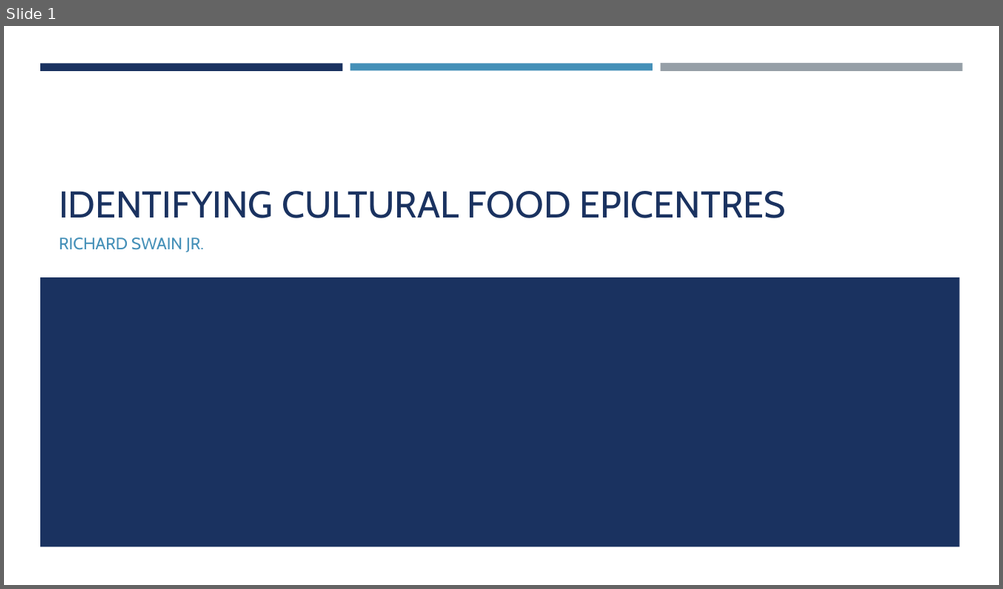
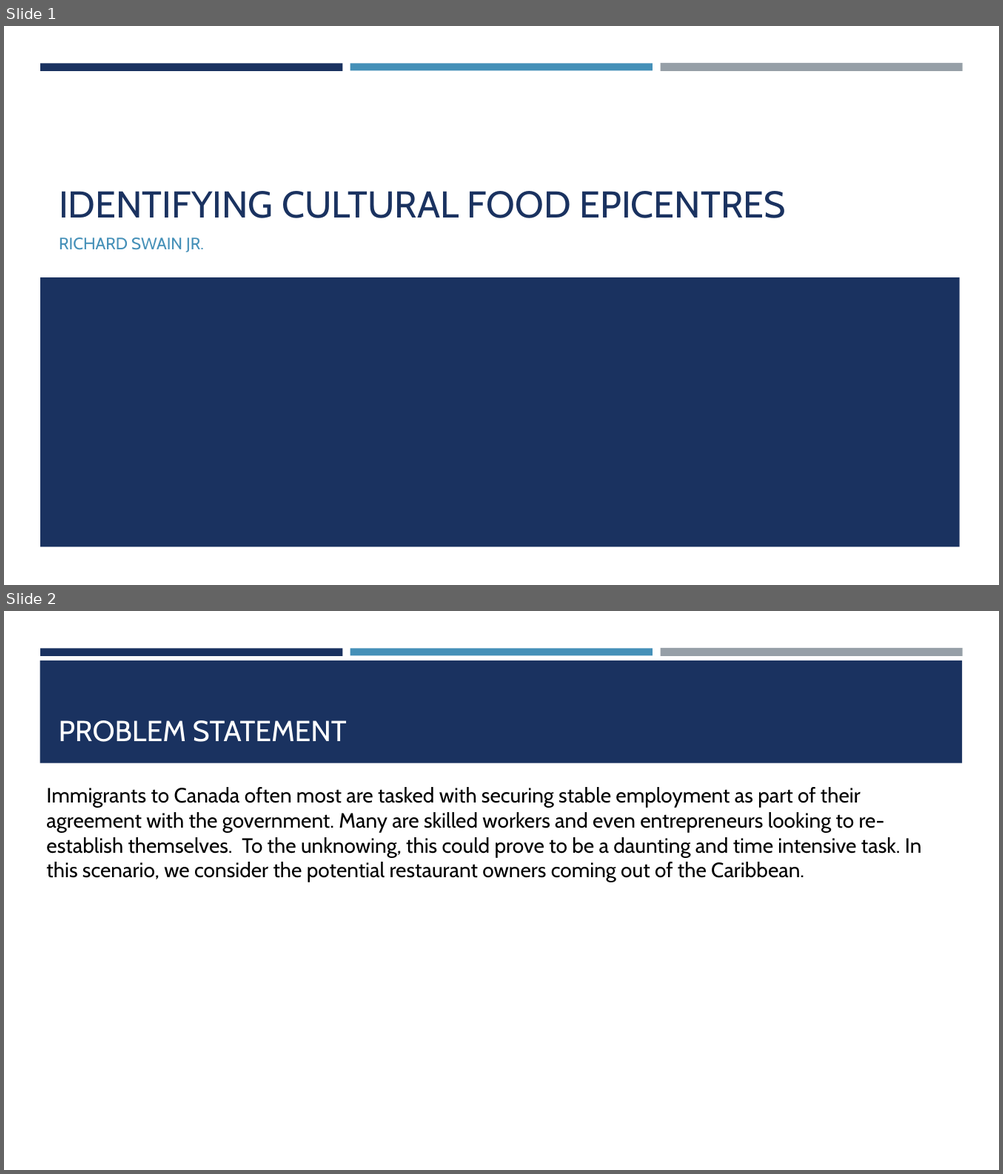
Before and after one commit to Exswain/Neighbourhood-Capstone, a slide deck: Data Science Final Project Presentation.pptx. Shown one above the other, each under a label of ours: slide 1 before the commit, slides 1 and 2 after it. The pictures are 1003x589 and 1003x1174 pixels, drawn with LibreOffice and Linux fonts; fonts in the diff are those of the drawing. Boxes give left, top, right and bottom in pixels: in the first picture for what was removed or moved away, otherwise in the second. Text is boxed around its words. In the diff, an @@ line names an element or a change of style, - is before the commit and + after.

```diff
--- a/Data Science Final Project Presentation.pptx
+++ b/Data Science Final Project Presentation.pptx
@@ slide 2 added at bbox=[4, 611, 999, 1170], background #FFFFFF; not listed: 3 template elements that a slide beside it also shows @@
@@ rectangle added at bbox=[40, 661, 962, 763], fill #1A3260 @@
@@ title added at bbox=[59, 721, 347, 742], 28 pt, text #FFFFFF @@
+PROBLEM STATEMENT
@@ text added at bbox=[46, 787, 922, 883], 20 pt, text #000000 @@
+Immigrants to Canada often most are tasked with securing stable employment as part of their agreement with the government. Many are skilled workers and even entrepreneurs looking to re-establish themselves. To the unknowing, this could prove to be a daunting and time intensive task. In this scenario, we consider the potential restaurant owners coming out of the Caribbean.
```
Also in this commit, not shown: 6 other slides added, 1 slide removed, 1 other file.
